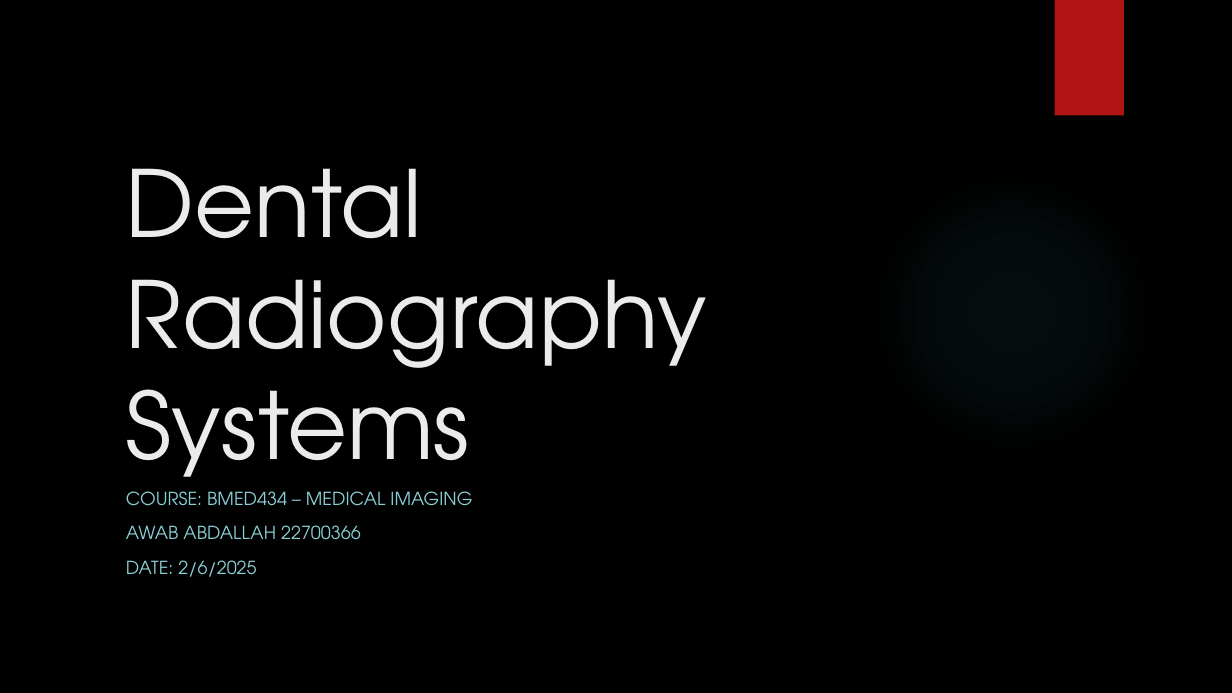
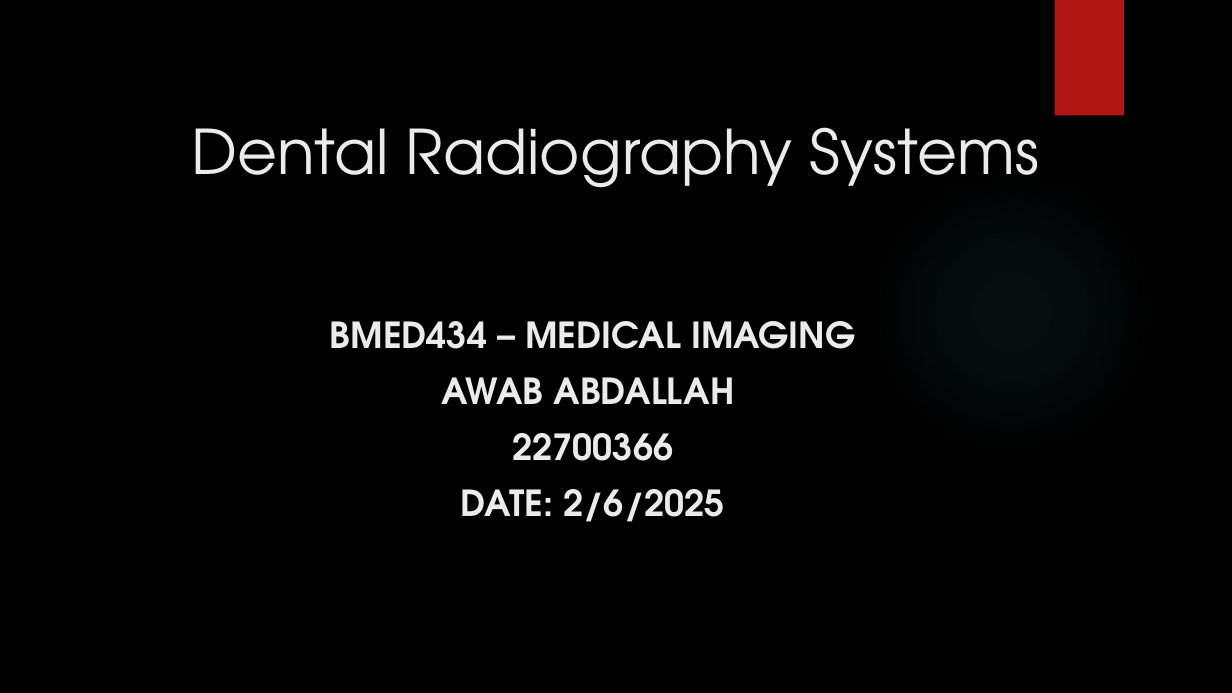
Before and after one commit to AwabEEE/dental-radiography, a slide deck: slide 1 of Awab BMD V2.pptx. Drawn at 1232x693 pixels with LibreOffice and Linux fonts; fonts in the diff are those of the drawing; background and template pictures are left out. Boxes give left, top, right and bottom in pixels: in the first picture for what was removed or moved away, otherwise in the second. Text is boxed around its words. In the diff, an @@ line names an element or a change of style, - is before the commit and + after.

Commit message:
new

```diff
--- a/Awab BMD V2.pptx
+++ b/Awab BMD V2.pptx
@@ title "Dental Radiography Systems": place and size @@
-title "Dental Radiography Systems" at [126, 168, 707, 502]
+title "Dental Radiography Systems" at [192, 127, 1039, 188]
@@ title "Dental Radiography Systems" at [192, 127, 1039, 188]: size 72 to 48 pt @@
@@ subtitle "BMED434 – MEDICAL IMAGING": place and size @@
-subtitle "BMED434 – MEDICAL IMAGING" at [126, 491, 472, 577]
+subtitle "BMED434 – MEDICAL IMAGING" at [330, 321, 856, 522]
@@ subtitle at [330, 321, 856, 461]: text changed; size 14 to 28 pt; text colour #8AD0D6 to #EBEBEB; bold on @@
-COURSE: BMED434 – MEDICAL IMAGING
-AWAB ABDALLAH 22700366
+BMED434 – MEDICAL IMAGING
+AWAB ABDALLAH
+22700366
@@ subtitle at [461, 489, 725, 522]: size 14 to 28 pt, text colour #8AD0D6 to #EBEBEB, bold on in "DATE: 2/6/2025"; alignment left to centre @@
```
Also in this commit, not shown: 5 other slides changed, 2 slides added.
